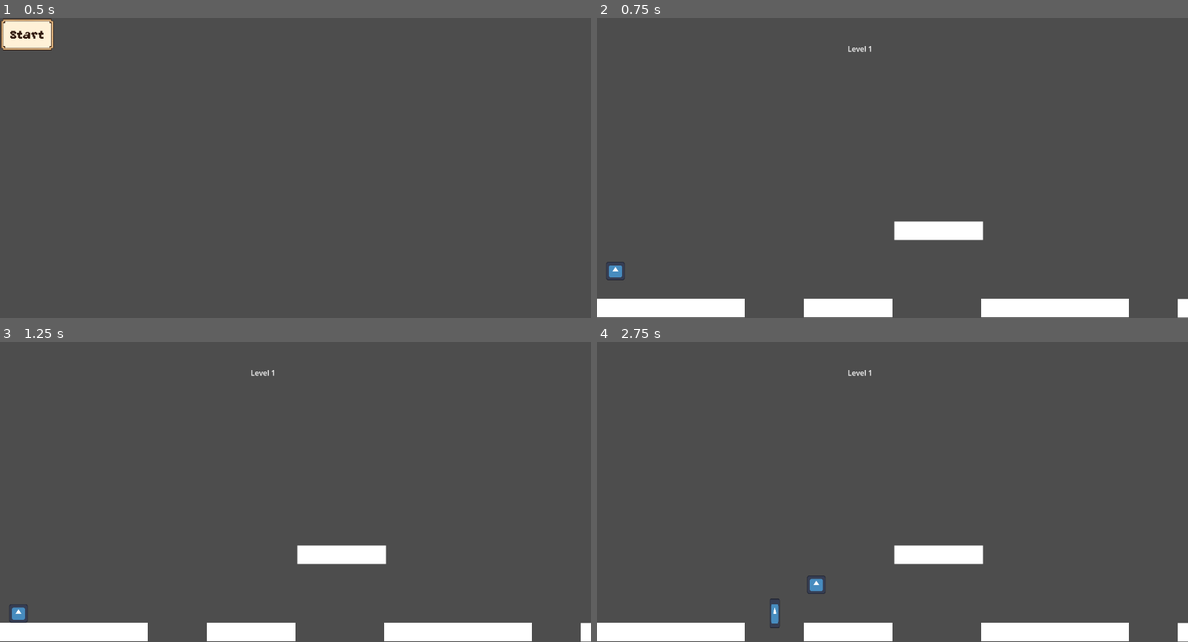
Above: before the commit, frames 1-4 (two rows, left to right).
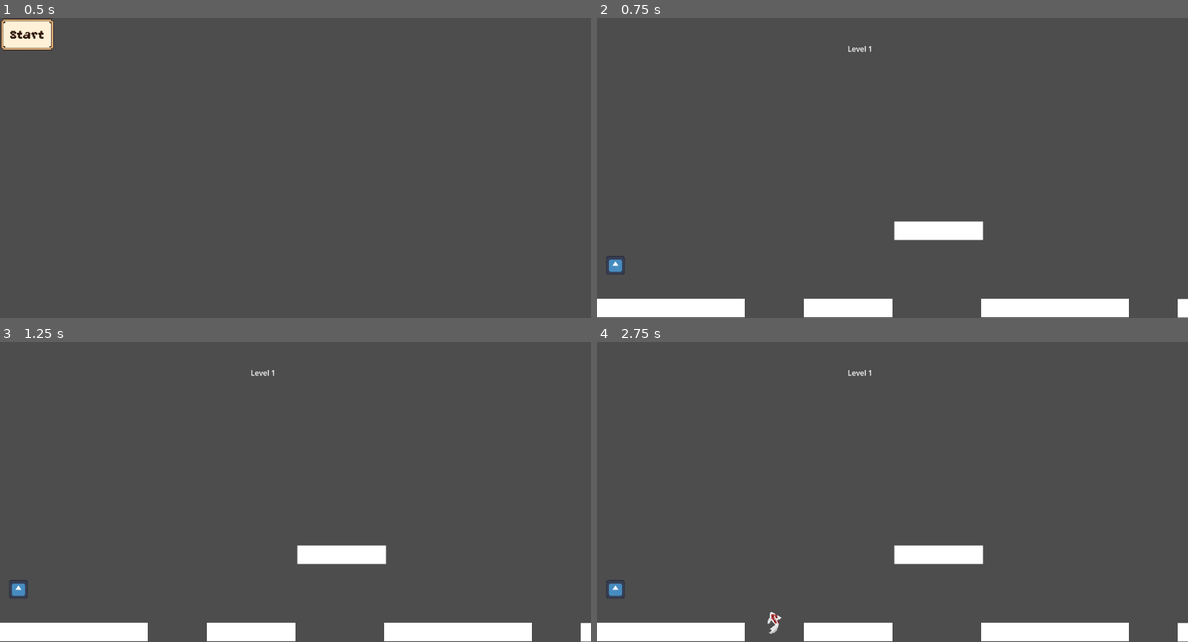
Above: after the commit, the same moments.

Repository: rota99/PizzaJam0425
Game: Godot game, scene res://Scenes/mainPage.tscn
The game is run twice, just before and just after one commit, with the same random seed, the same clock (stepped at 60 frames per second) and the same inputs. The engine's default icon, where the game draws it, is replaced by a stand-in: a white triangle on a blue panel in a dark square.
Inputs:
- Up to frame 1 (0.5 s): no input
- Up to frame 2 (0.75 s): click "Start" at 0.5 s
- Up to frame 3 (1.25 s): no input
- Up to frame 4 (2.75 s): tap Enter (ui_accept) at 1.25, 1.35, 1.52, 1.82, 2.1, 2.27, 2.57 s; hold Right (ui_right) from 1.28 s (still down)

Frame 1 is identical in both runs. In frame 2, 0.1% of the frame differs, in the area x 1-5%, y 79-88%; in frame 3, 0.2%; in frame 4, 0.4%, in the area x 1-39%, y 77-98%.

Commit message:
Pesce finito
Pesce

Diff:
--- a/project/Enemy/fish.tscn
+++ b/project/Enemy/fish.tscn
@@ -1,21 +1,20 @@
 [gd_scene load_steps=4 format=3 uid="uid://bebqpm036wicg"]
 
-[ext_resource type="Script" uid="uid://dxayshrw8tbc5" path="res://Enemy/fish.gd" id="1_xjw66"]
-[ext_resource type="Texture2D" uid="uid://d2ugkqhimkd8m" path="res://icon.svg" id="2_1vtvv"]
+[ext_resource type="Texture2D" uid="uid://djo36123bt0yg" path="res://Enemy/Pesce.png" id="1_f42qi"]
+[ext_resource type="Script" uid="uid://dxayshrw8tbc5" path="res://Scripts/fish.gd" id="1_xjw66"]
 
-[sub_resource type="RectangleShape2D" id="RectangleShape2D_3tlqx"]
-size = Vector2(20, 60)
+[sub_resource type="RectangleShape2D" id="RectangleShape2D_pu3yq"]
+size = Vector2(22, 48)
 
-[node name="Fish" type="Area2D"]
+[node name="Fish" type="Node2D"]
+
+[node name="AnimatableBody2D" type="AnimatableBody2D" parent="."]
 script = ExtResource("1_xjw66")
 
-[node name="Sprite2D" type="Sprite2D" parent="."]
-scale = Vector2(0.171875, 0.5)
-texture = ExtResource("2_1vtvv")
+[node name="Sprite2D" type="Sprite2D" parent="AnimatableBody2D"]
+scale = Vector2(0.2, 0.2)
+texture = ExtResource("1_f42qi")
 
-[node name="CollisionShape2D" type="CollisionShape2D" parent="."]
-shape = SubResource("RectangleShape2D_3tlqx")
-
-[node name="Timer" type="Timer" parent="."]
-
-[connection signal="body_entered" from="." to="." method="_on_body_entered"]
+[node name="CollisionShape2D" type="CollisionShape2D" parent="AnimatableBody2D"]
+position = Vector2(-2, 2)
+shape = SubResource("RectangleShape2D_pu3yq")
--- a/project/Scenes/Level1.tscn
+++ b/project/Scenes/Level_test.tscn
@@ -1,7 +1,6 @@
-[gd_scene load_steps=7 format=3 uid="uid://bkvw1d0kv53b6"]
+[gd_scene load_steps=6 format=3 uid="uid://bc6rmvuq1ec5c"]
 
 [ext_resource type="Texture2D" uid="uid://d2ugkqhimkd8m" path="res://icon.svg" id="1_2llne"]
-[ext_resource type="Script" uid="uid://c8sjjsm24kvmx" path="res://Scripts/CharacterMovement.gd" id="1_q12u6"]
 [ext_resource type="PackedScene" uid="uid://bebqpm036wicg" path="res://Enemy/fish.tscn" id="3_5pbgr"]
 
 [sub_resource type="RectangleShape2D" id="RectangleShape2D_q12u6"]
@@ -13,7 +12,7 @@
 [sub_resource type="RectangleShape2D" id="RectangleShape2D_idt5v"]
 size = Vector2(1709, 41)
 
-[node name="Level1" type="Node2D"]
+[node name="Level_test" type="Node2D"]
 
 [node name="Label" type="Label" parent="."]
 offset_left = 543.0
@@ -58,7 +57,6 @@
 shape = SubResource("RectangleShape2D_q12u6")
 
 [node name="Mainchar" type="CharacterBody2D" parent="."]
-script = ExtResource("1_q12u6")
 
 [node name="Sprite2D" type="Sprite2D" parent="Mainchar"]
 position = Vector2(40, 536)
--- a/project/Scenes/mainPage.tscn
+++ b/project/Scenes/mainPage.tscn
@@ -2,7 +2,7 @@
 
 [ext_resource type="Script" uid="uid://7ms5ajj2p268" path="res://Scripts/SceneChanger.gd" id="1_86gft"]
 [ext_resource type="Theme" uid="uid://dn2l0jekt5sq8" path="res://Themes/Button.tres" id="1_h1kuq"]
-[ext_resource type="PackedScene" uid="uid://bkvw1d0kv53b6" path="res://Scenes/Level1.tscn" id="2_0gkkh"]
+[ext_resource type="PackedScene" uid="uid://bkvw1d0kv53b6" path="res://Scenes/Level_test.tscn" id="2_0gkkh"]
 
 [node name="MainMenu" type="Node2D"]
 script = ExtResource("1_86gft")
--- a/project/Scripts/CharacterMovement.gd
+++ /dev/null
@@ -1,29 +0,0 @@
-extends CharacterBody2D
-
-
-@export var SPEED = 300.0
-const JUMP_VELOCITY = -400.0
-
-
-func _physics_process(delta: float) -> void:
-	# Add the gravity.
-	if not is_on_floor():
-		velocity += get_gravity() * delta
-
-	# Handle jump.
-	if Input.is_action_just_pressed("ui_accept") and is_on_floor():
-		velocity.y = JUMP_VELOCITY
-
-	# Get the input direction and handle the movement/deceleration.
-	# As good practice, you should replace UI actions with custom gameplay actions.
-	var direction := Input.get_axis("ui_left", "ui_right")
-	if direction:
-		velocity.x = direction * SPEED
-	else:
-		velocity.x = move_toward(velocity.x, 0, SPEED)
-
-	move_and_slide()
-
-
-func _on_fall_zone_body_entered(body: Node2D) -> void:
-	get_tree().change_scene_to_file("res://Scenes/Level1.tscn")
--- a/project/Enemy/fish.gd
+++ b/project/Scripts/fish.gd
@@ -1,7 +1,7 @@
 extends Node2D
 
 ##################################################################
-#Variabili
+# Variabili
 ##################################################################
 
 @export var jump_height: float = 200.0
@@ -13,7 +13,7 @@
 var jumping: bool = false # Indica se il pesce sta saltando in questo momento
 
 ##################################################################
-#FUNZIONI#
+# FUNZIONI
 ##################################################################
 
 func _ready():
@@ -35,13 +35,21 @@
 
 		if t > 1.0:
 			position = start_position
+			$Sprite2D.rotation_degrees = 0 # Resetta la rotazione quando tocca l'acqua
 			start_jump_timer()
 		else:
 			# Parabola: simula un salto su e giù
 			var height = -4 * jump_height * t * (t - 1)
 			position.y = start_position.y - height
 
-#Funzione di collisione e riavvio livello
+# Rotazione realistica: da 0° (salita) a 120° (discesa)
+			var angle := 0.0
+			if t >= 0.5:
+				var t_descend = (t - 0.5) * 2 # Normalizza da 0 a 1 la discesa
+				angle = lerp(0.0, -120.0, t_descend)
+			$Sprite2D.rotation_degrees = angle
+
+# Funzione di collisione e riavvio livello
 func _on_body_entered(body: Node2D) -> void:
-	if body.name == "Mainchar":
+	if body.name == "Player":
 		get_tree().reload_current_scene()
--- a/project/fish.gd
+++ /dev/null
@@ -1,11 +0,0 @@
-extends CharacterBody2D
-
-@export var speed = Vector2()
-# Called when the node enters the scene tree for the first time.
-func _ready() -> void:
-	pass # Replace with function body.
-
-
-func _physics_process(delta: float) -> void:
-	speed.y -= 100
-	speed.x += 100
--- a/project/project.godot
+++ b/project/project.godot
@@ -19,3 +19,31 @@
 
 window/size/viewport_width=1280
 window/size/viewport_height=650
+mouse_cursor/custom_image="uid://cfmildh65hl4t"
+
+[global_group]
+
+linguabili="Oggetti con possibilità di collisione a cui la lingua si può attaccare"
+
+[input]
+
+move_left={
+"deadzone": 0.2,
+"events": [Object(InputEventKey,"resource_local_to_scene":false,"resource_name":"","device":-1,"window_id":0,"alt_pressed":false,"shift_pressed":false,"ctrl_pressed":false,"meta_pressed":false,"pressed":false,"keycode":0,"physical_keycode":4194319,"key_label":0,"unicode":0,"location":0,"echo":false,"script":null)
+]
+}
+move_right={
+"deadzone": 0.2,
+"events": [Object(InputEventKey,"resource_local_to_scene":false,"resource_name":"","device":-1,"window_id":0,"alt_pressed":false,"shift_pressed":false,"ctrl_pressed":false,"meta_pressed":false,"pressed":false,"keycode":0,"physical_keycode":4194321,"key_label":0,"unicode":0,"location":0,"echo":false,"script":null)
+]
+}
+jump={
+"deadzone": 0.2,
+"events": [Object(InputEventKey,"resource_local_to_scene":false,"resource_name":"","device":-1,"window_id":0,"alt_pressed":false,"shift_pressed":false,"ctrl_pressed":false,"meta_pressed":false,"pressed":false,"keycode":0,"physical_keycode":32,"key_label":0,"unicode":32,"location":0,"echo":false,"script":null)
+]
+}
+tongue={
+"deadzone": 0.2,
+"events": [Object(InputEventKey,"resource_local_to_scene":false,"resource_name":"","device":-1,"window_id":0,"alt_pressed":false,"shift_pressed":false,"ctrl_pressed":false,"meta_pressed":false,"pressed":false,"keycode":0,"physical_keycode":69,"key_label":0,"unicode":101,"location":0,"echo":false,"script":null)
+]
+}
Binary file added: project/Enemy/Pesce.png
Not shown, added: project/Enemy/Pesce.png.import
Not shown, removed: project/Scripts/CharacterMovement.gd.uid
Renamed: project/Enemy/fish.gd.uid -> project/Scripts/fish.gd.uid
Not shown, removed: project/fish.gd.uid
